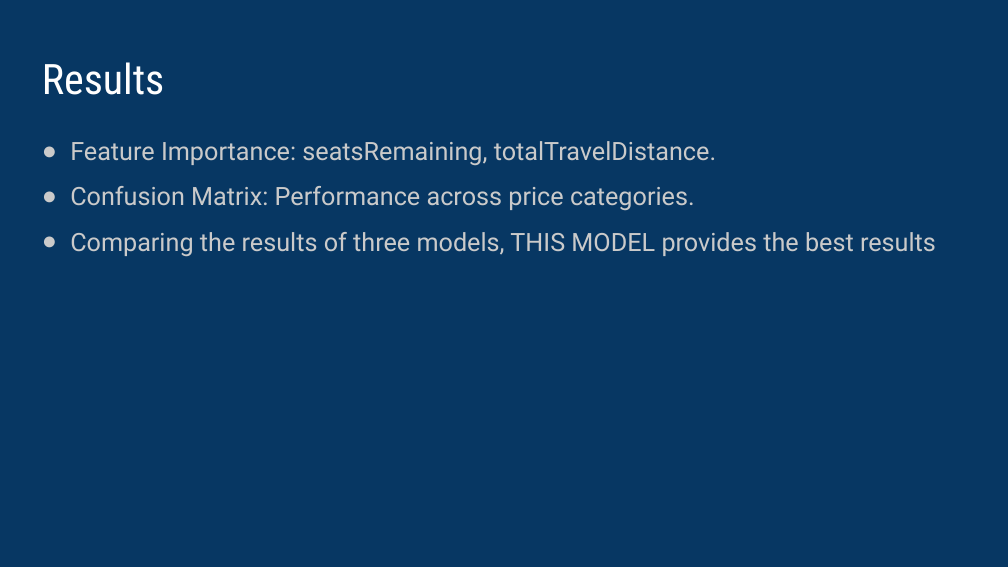
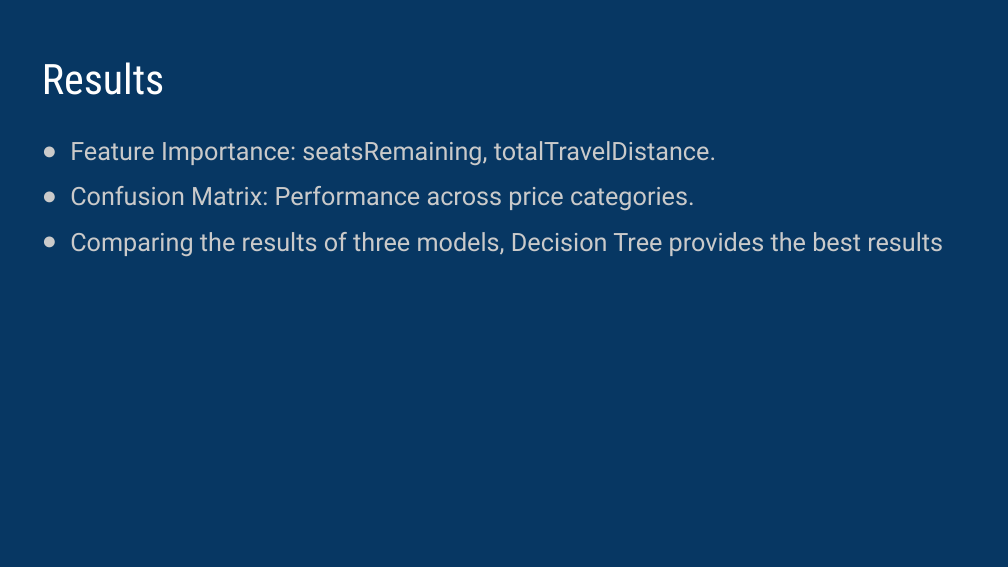
Before and after one commit to vipvivek15/CMPE_255_Final_Project, a slide deck: slide 13 of Final_presentation.pptx. Drawn at 1008x567 pixels with LibreOffice and Linux fonts; fonts in the diff are those of the drawing. Boxes give left, top, right and bottom in pixels: in the first picture for what was removed or moved away, otherwise in the second. Text is boxed around its words. In the diff, an @@ line names an element or a change of style, - is before the commit and + after.

```diff
--- a/Final_presentation.pptx
+++ b/Final_presentation.pptx
@@ text at (x1=70, y1=232, x2=943, y2=257): text changed @@
-● Comparing the results of three models, THIS MODEL provides the best results
+● Comparing the results of three models, Decision Tree provides the best results
```
Also in this commit, not shown: 3 other slides changed.
